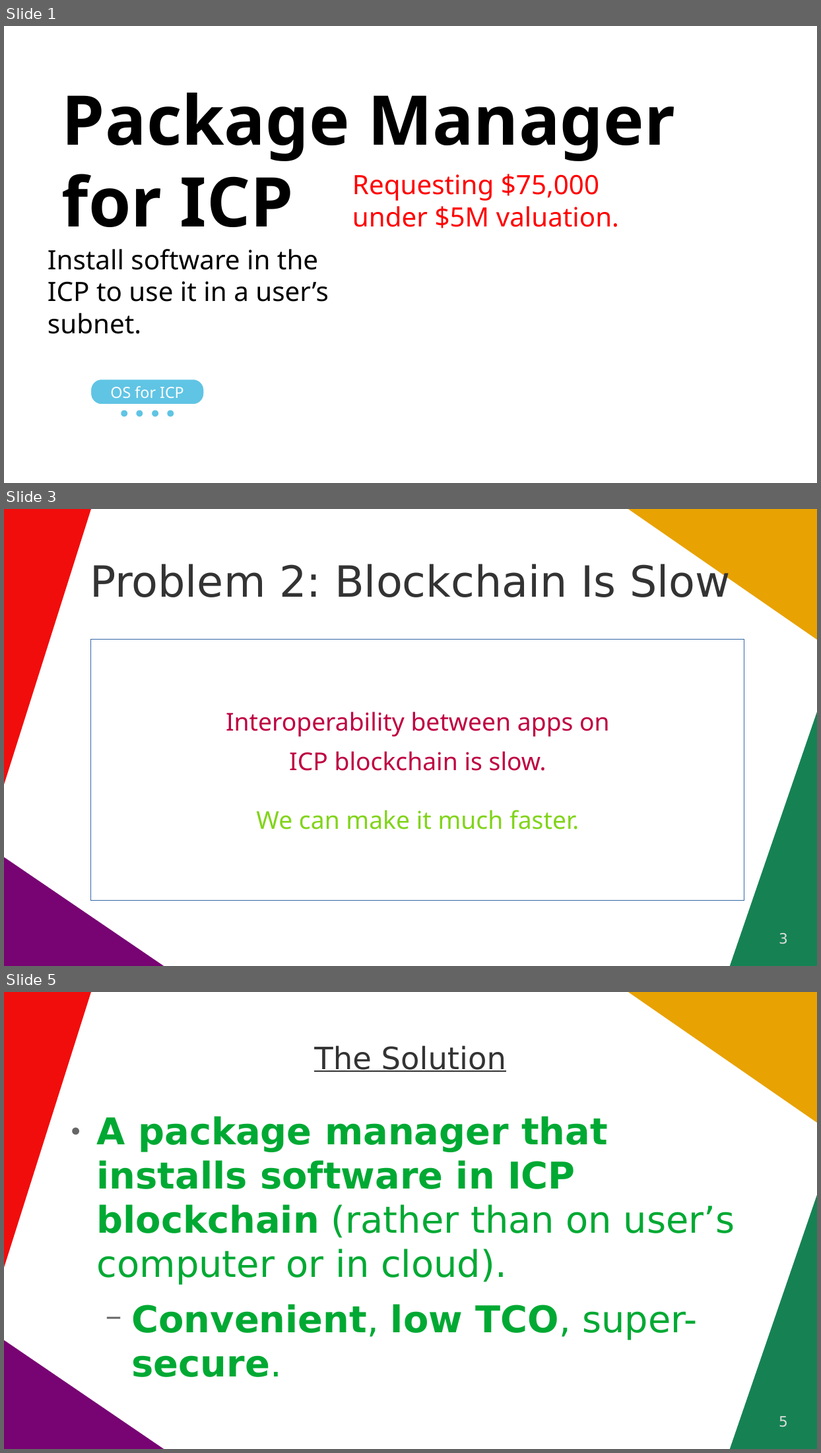
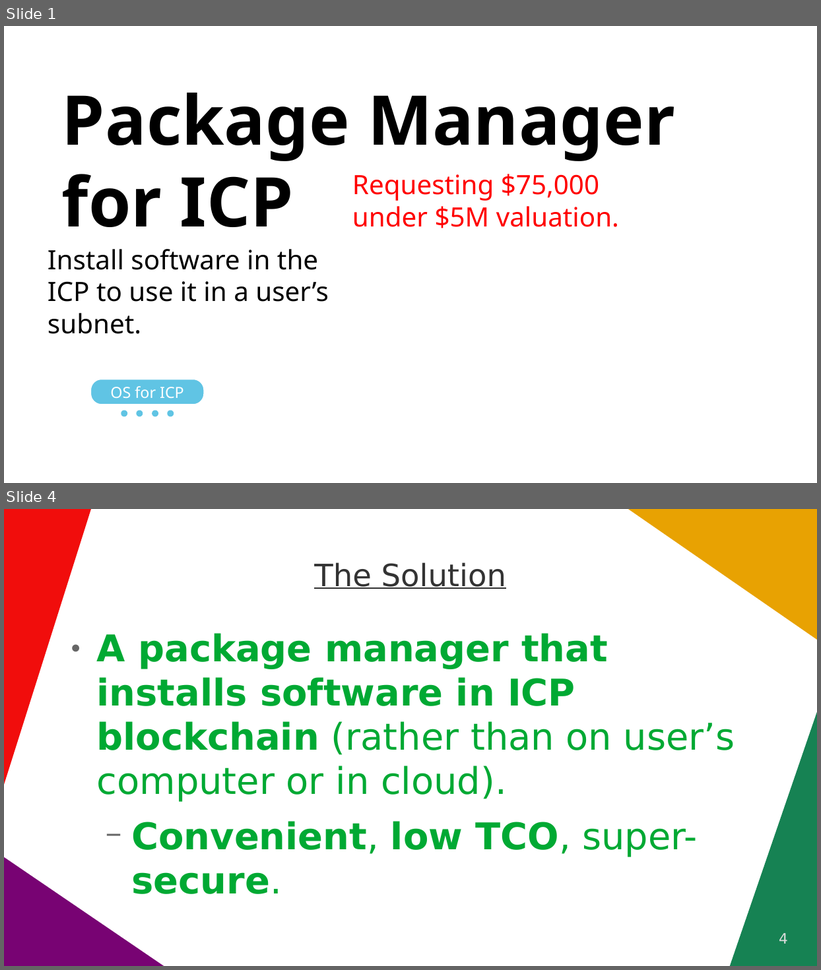
Before and after one commit to vporton/icp-package-manager, a slide deck: docs/short-pitchdeck.odp. Shown one above the other, each under a label of ours: slides 1, 3 and 5 before the commit, slides 1 and 4 after it; the slides between them are not shown. The pictures are 821x1453 and 821x970 pixels, drawn with LibreOffice and Linux fonts; fonts in the diff are those of the drawing; background and template pictures are left out. Boxes give left, top, right and bottom in pixels: in the first picture for what was removed or moved away, otherwise in the second. Text is boxed around its words. In the diff, an @@ line names an element or a change of style, - is before the commit and + after.

```diff
--- a/docs/short-pitchdeck.odp
+++ b/docs/short-pitchdeck.odp
@@ slide 3 removed at <box>4,509,817,966</box>, background #FFFFFF; not listed: 4 template elements that a slide beside it also shows @@
@@ title removed at <box>90,562,731,597</box> @@
-Problem 2: Blockchain Is Slow
@@ rectangle removed at <box>91,640,745,901</box> @@
-Interoperability between apps on
-ICP blockchain is slow.
-We can make it much faster.
@@ page number removed at <box>779,933,788,945</box> @@
-3
@@ what was slide 5 is now slide 4 @@
@@ page number at <box>779,933,788,944</box>: text changed @@
-5
+4
```
Also in this commit, not shown: 2 slides changed, 1 other file.
